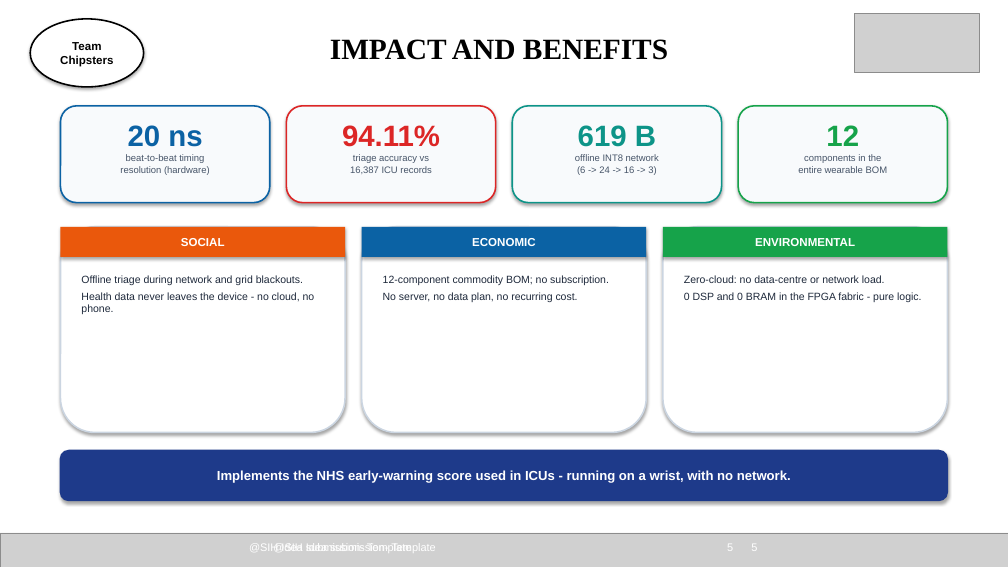
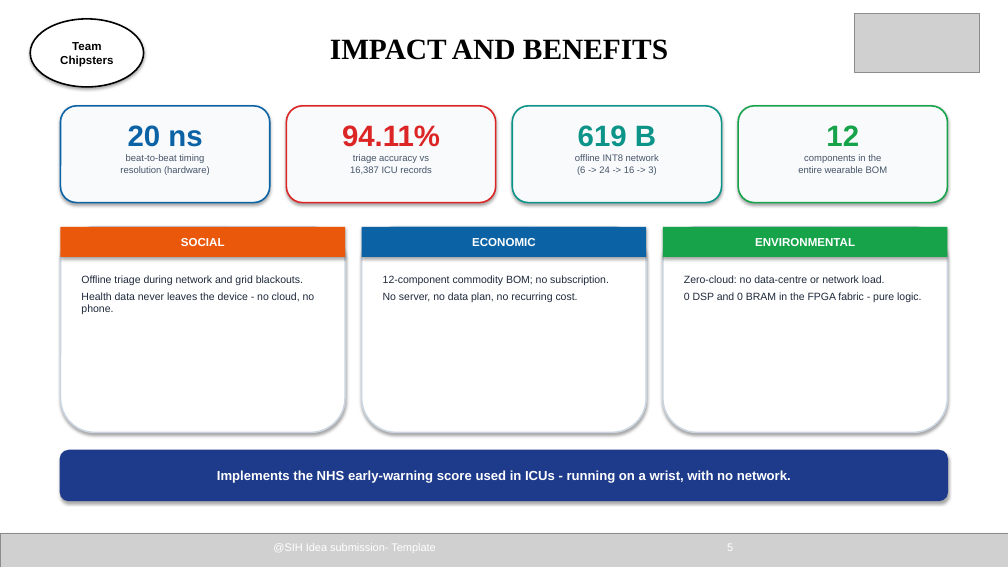
Before and after one commit to novafang23/FPGA-Accelerated-Personal-Health-Companion-Edge-Disaster-Monitor, a slide deck: slide 5 of docs/presentation/SIH26181_Official_Template_Presentation.pptx. Drawn at 1008x567 pixels with LibreOffice and Linux fonts; fonts in the diff are those of the drawing; grey boxes stand for pictures. Boxes give left, top, right and bottom in pixels: in the first picture for what was removed or moved away, otherwise in the second. Text is boxed around its words. In the diff, an @@ line names an element or a change of style, - is before the commit and + after.

```diff
--- a/docs/presentation/SIH26181_Official_Template_Presentation.pptx
+++ b/docs/presentation/SIH26181_Official_Template_Presentation.pptx
@@ text removed at box(273, 542, 733, 554) @@
-@SIH Idea submission- Template 5
```
Also in this commit, not shown: 4 other slides changed, 44 other files.
